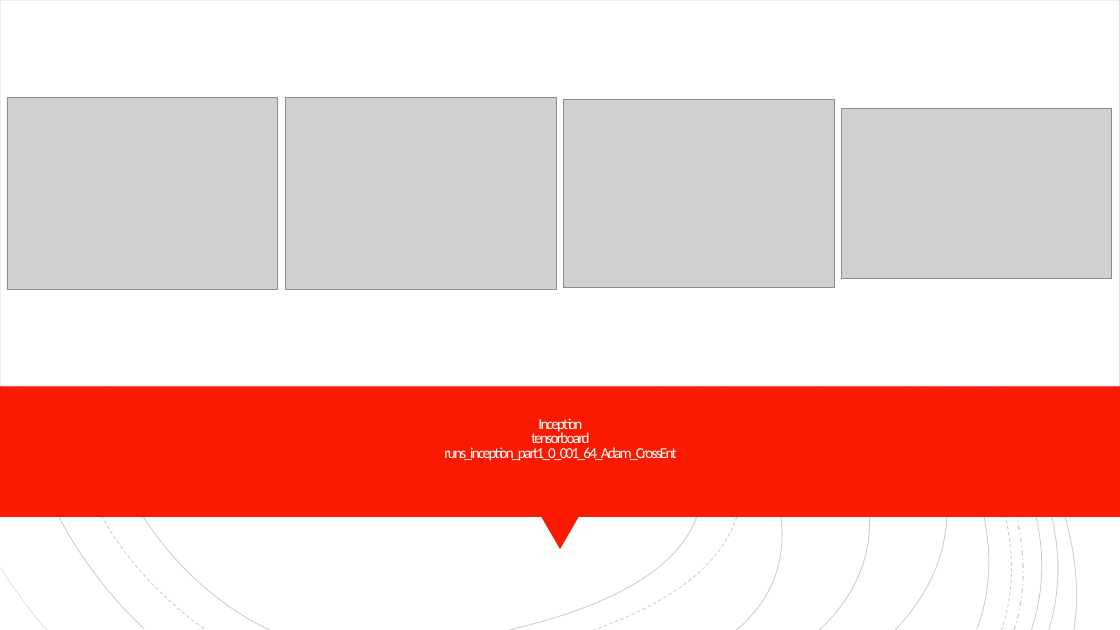
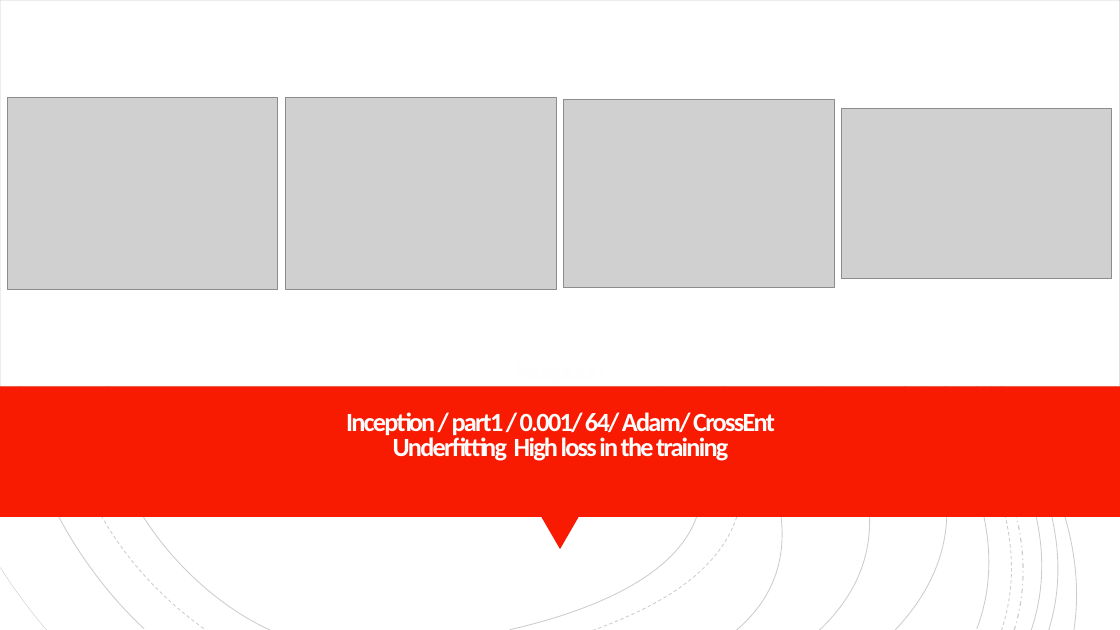
Before and after one commit to Kaoutar-Nahli/Early-Fire-Detection, a slide deck: slide 16 of deep-learning-fire-detection.pptx. Drawn at 1120x630 pixels with LibreOffice and Linux fonts; fonts in the diff are those of the drawing; grey boxes stand for pictures. Boxes give left, top, right and bottom in pixels: in the first picture for what was removed or moved away, otherwise in the second. Text is boxed around its words. In the diff, an @@ line names an element or a change of style, - is before the commit and + after.

```diff
--- a/deep-learning-fire-detection.pptx
+++ b/deep-learning-fire-detection.pptx
@@ title at box(346, 412, 775, 461): text changed; size 13 to 22.5 pt; bold on @@
-Inception
-tensorboard
-runs_inception_part1_0_001_64_Adam_CrossEnt
+Inception
+Inception / part1 / 0.001/ 64/ Adam/ CrossEnt
+Underfitting High loss in the training
```
Also in this commit, not shown: 8 other slides changed.
